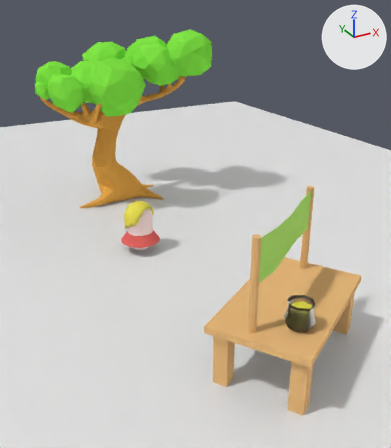
Renders of the Blender file Graphics/SuzyLemonadeLayoutMockup.blend from each side of a commit.
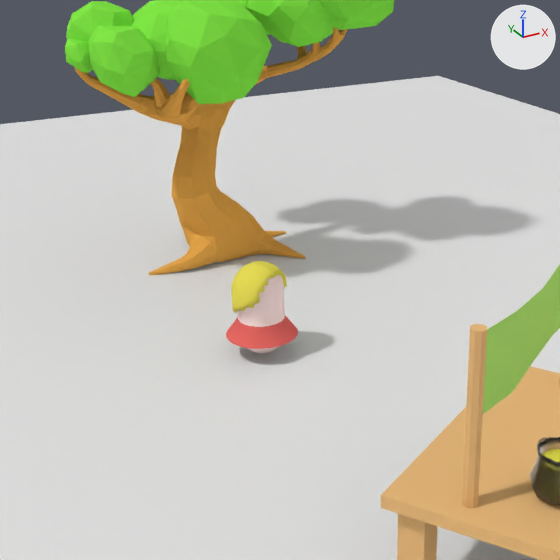
Each version appears first whole from a camera (50 mm lens) standing at (-4.03, -15.47, 7.46) and looking at (2.96, -2.75, 1.1), and next in a close-up on the part from 0% to 77% of the width and 14% to 81% of the height. Arrows for +X, +Y and +Z are at upper right; the lights stay in place.

Before the edit, the objects in view are built like this:
```python
me_cube_006 = bpy.data.meshes.new('Cube.006')
me_cube_006.from_pydata(...)  # 82 vertices, 54 faces; spans x -11.1..11.1, y -6.8..6.8, z 0.0..21.3
# faces by material slot: [50, 4]
me_cube_006.materials.append(mat_wood)  # beige #e7b87b
me_cube_006.materials.append(mat_sign)  # its picture is missing
me_plane = bpy.data.meshes.new('Plane')
me_plane.from_pydata([(-1.0, -1.0, 0.0), (1.0, -1.0, 0.0), (-1.0, 1.0, 0.0), (1.0, 1.0, 0.0)], [], [(0, 1, 3, 2)])
me_sphere_002 = bpy.data.meshes.new('Sphere.002')
me_sphere_002.from_pydata(...)  # 897 vertices, 928 faces; spans x -1.55..1.55, y 0.0..4.1, z -1.55..1.55
me_sphere_002.polygons.foreach_set('use_smooth', [True] * 928)
# faces by material slot: [572, 324, 32]
me_sphere_002.materials.append(mat_body)  # white #ffe3e0
me_sphere_002.materials.append(mat_hair)  # yellow #e7dc55
me_sphere_002.materials.append(mat_dress)  # red #e76862
ob_floor = bpy.data.objects.new('Floor', me_plane)
ob_floor.location = (0.0, 0.0, 0.0)
ob_floor.scale = (-17.0, -17.0, -17.0)
ob_stand = bpy.data.objects.new('Stand', me_cube_006)
ob_stand.location = (2.47, -7.76, 0.0)
ob_stand.rotation_euler = (0.0, 0.0, 0.553)  # degrees (0, 0, 32)
ob_stand.scale = (0.159, 0.159, 0.159)
ob_suzy = bpy.data.objects.new('Suzy', me_sphere_002)
ob_suzy.location = (1.76, -1.43, 0.0)
ob_suzy.rotation_euler = (1.571, 0.0, -5.746)  # degrees (90, 0, -329)
ob_suzy.scale = (0.382, 0.382, 0.382)
# also in view: 'LemonadeJug' at (1.99, -8.63, 1.69); 'Root' at (3.23, 3.31, 3.02)
```
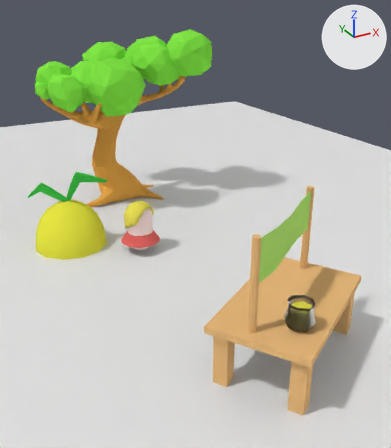
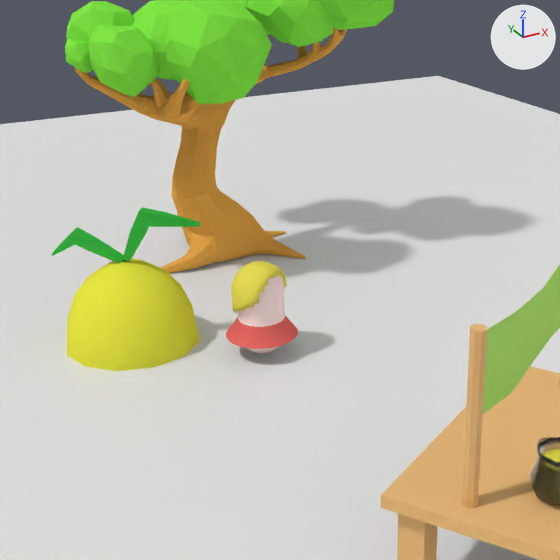
Commit message: added lemon to the layout

Boxes (x1, y1, x2, y2) around the edits, measured in the close-ups (560 x 560 px):
'Lemon', added (yellow)
    after: (51, 207, 200, 371)
    faces in mat_lemon (yellow #e7e643): (67, 259, 200, 371)
    faces in mat_leaves_001 (green #3cbb46): (51, 207, 200, 263)

The edits, one by one:
Material 'Lemon' (mat_lemon) is new.
Its base color is (0.8, 0.791, 0.0557) (yellow #e7e643).
Material 'Leaves.001' (mat_leaves_001) is new.
Its base color is (0.0448, 0.497, 0.0605) (green #3cbb46).
Mesh me_cube_002 is new.
It has 206 vertices, 214 faces and spans x -1.13..1.16, y -1.13..1.13, z -1.43..2.33.
Faces by material slot: [94, 120].
It uses material mat_leaves_001 (green #3cbb46).
It uses material mat_lemon (yellow #e7e643).
Object 'Lemon' (ob_lemon) is new; it shows me_cube_002.
Its location is (0.0, 0.0, 0.0).
